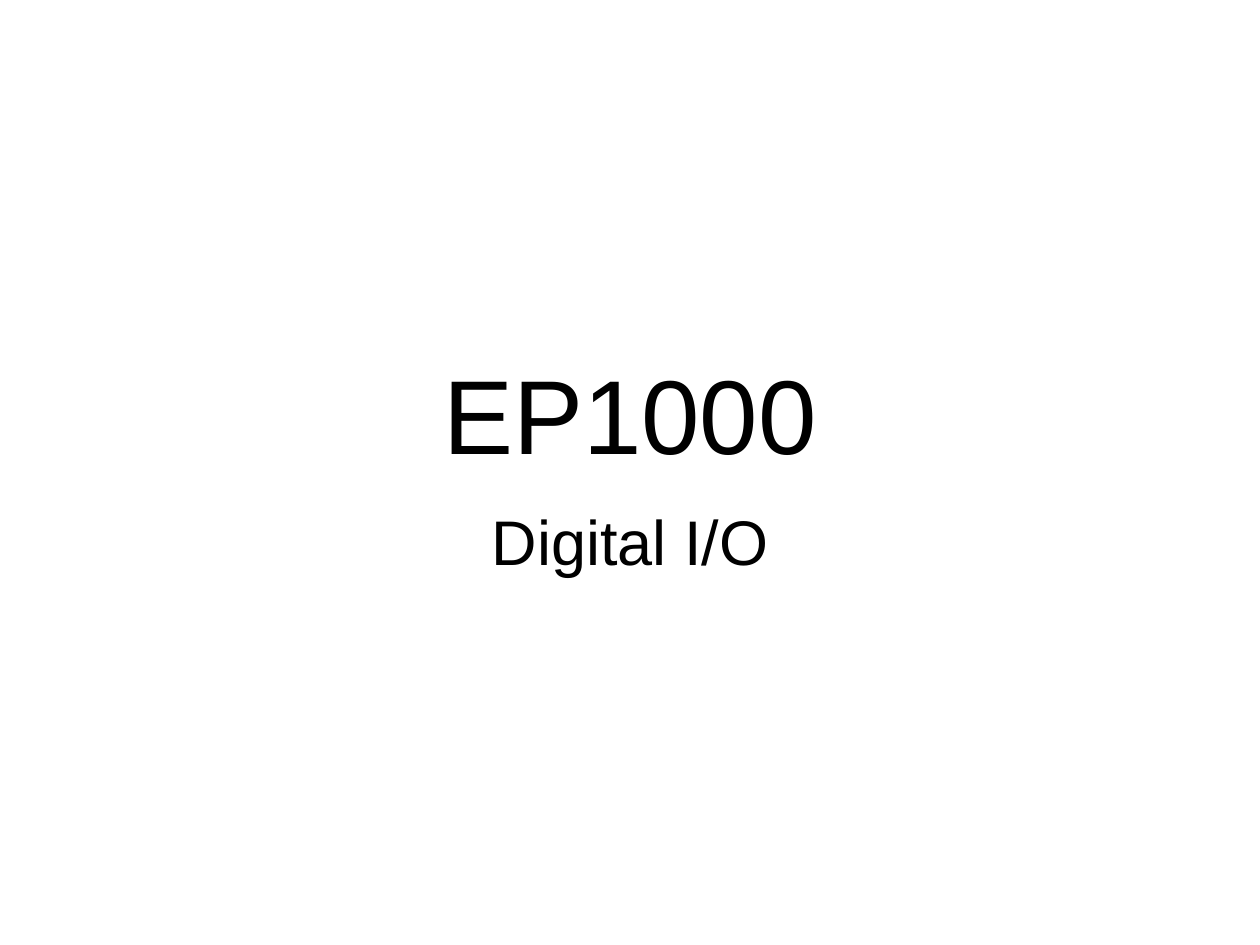
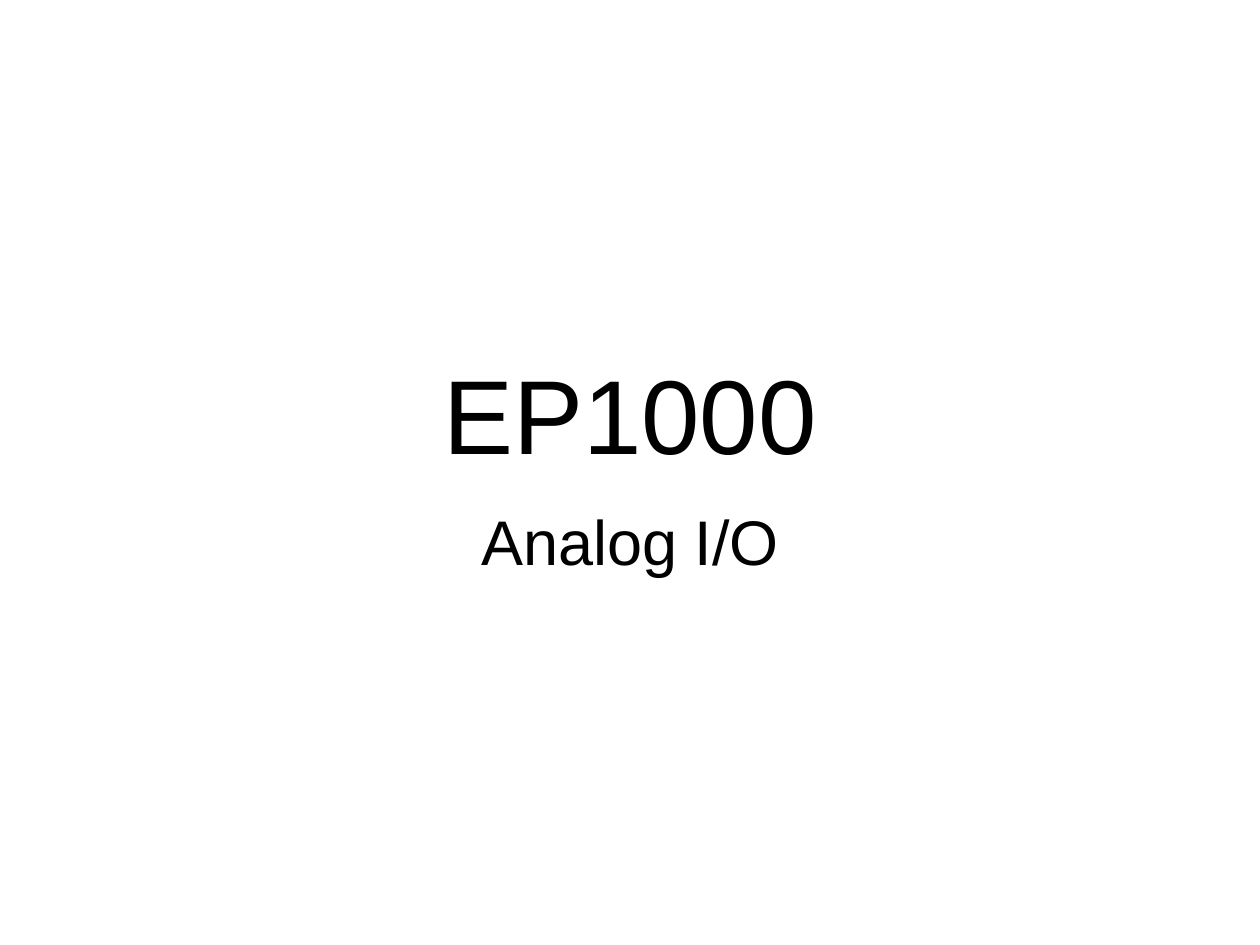
Before and after one commit to skeatz/ep1000digfab, a slide deck: slide 1 of 08_embedded_systems/ep1000_analogio.pptx. Drawn at 1260x945 pixels with LibreOffice and Linux fonts; fonts in the diff are those of the drawing; background and template pictures are left out. Boxes give left, top, right and bottom in pixels: in the first picture for what was removed or moved away, otherwise in the second. Text is boxed around its words. In the diff, an @@ line names an element or a change of style, - is before the commit and + after.

```diff
--- a/08_embedded_systems/ep1000_analogio.pptx
+++ b/08_embedded_systems/ep1000_analogio.pptx
@@ subtitle at box(481, 519, 779, 577): text changed @@
-Digital I/O
+Analog I/O
```
Also in this commit, not shown: 1 other slide changed, 2 other files.
